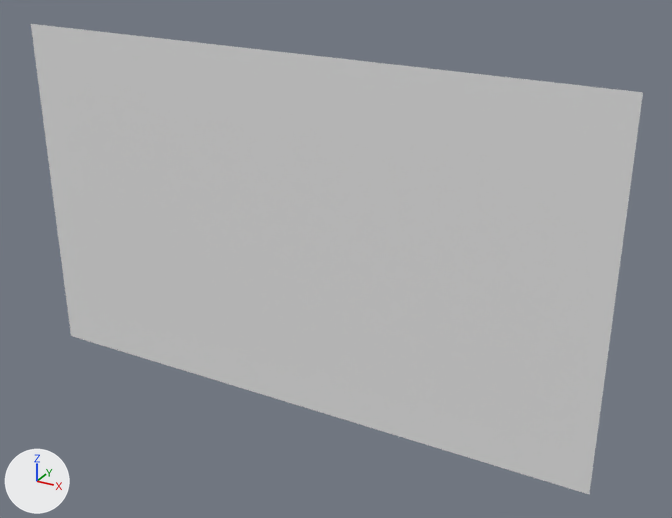
The OBJ model Assets/Tiled2Unity/Meshes/Jungle Playground.obj as it was, and as the next commit left it.
Both versions are drawn from a camera (50 mm lens) standing at (670.0, -3655.0, 849.0) and looking at (-1385.0, 81.0, -1019.0). Every picture has the same lights, and +X, +Y and +Z are marked at lower left. Where no turn or scale is listed for an object, it has been applied to the vertices.

The first picture shows 'Jungle Playground'.
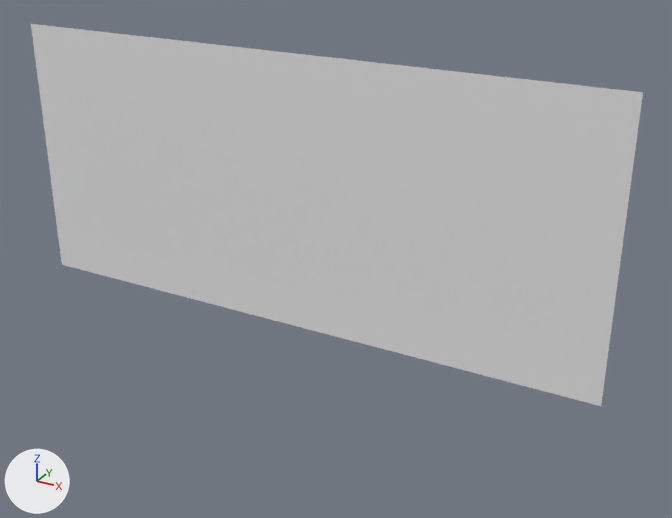
The change in detail:
me_jungle_playground is used by ob_jungle_playground; location (0.0, 0.0, 0.0).
me_jungle_playground had 6060 vertices, 5900 faces and spanned x -3200.0..0.0, y 0.0, z -1888.0..0.0.
me_jungle_playground now has 4545 vertices, 4400 faces and spans x -3200.0..0.0, y 0.0, z -1408.0..0.0.
me_jungle_playground part 1: 1515 vertices removed from x -3200.0..0.0, y 0.0, z -1888.0..-1440.0.

Where the change shows, as pixel boxes [x1, y1, x2, y2] in the pictures (672 x 518 px):
'Jungle Playground', reshaped (19% shorter): before [31, 24, 643, 494]; after [31, 24, 643, 406]
part 1 of me_jungle_playground, deleted: before [62, 265, 601, 494]
